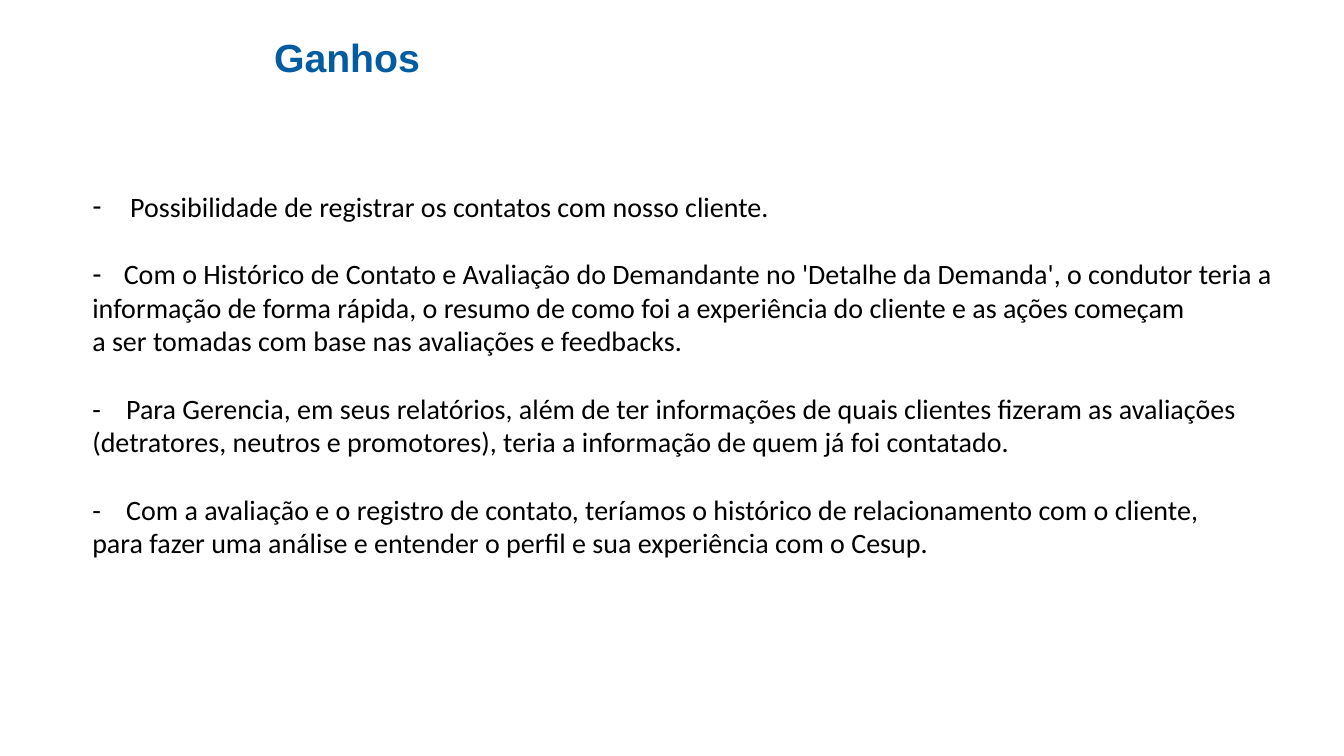
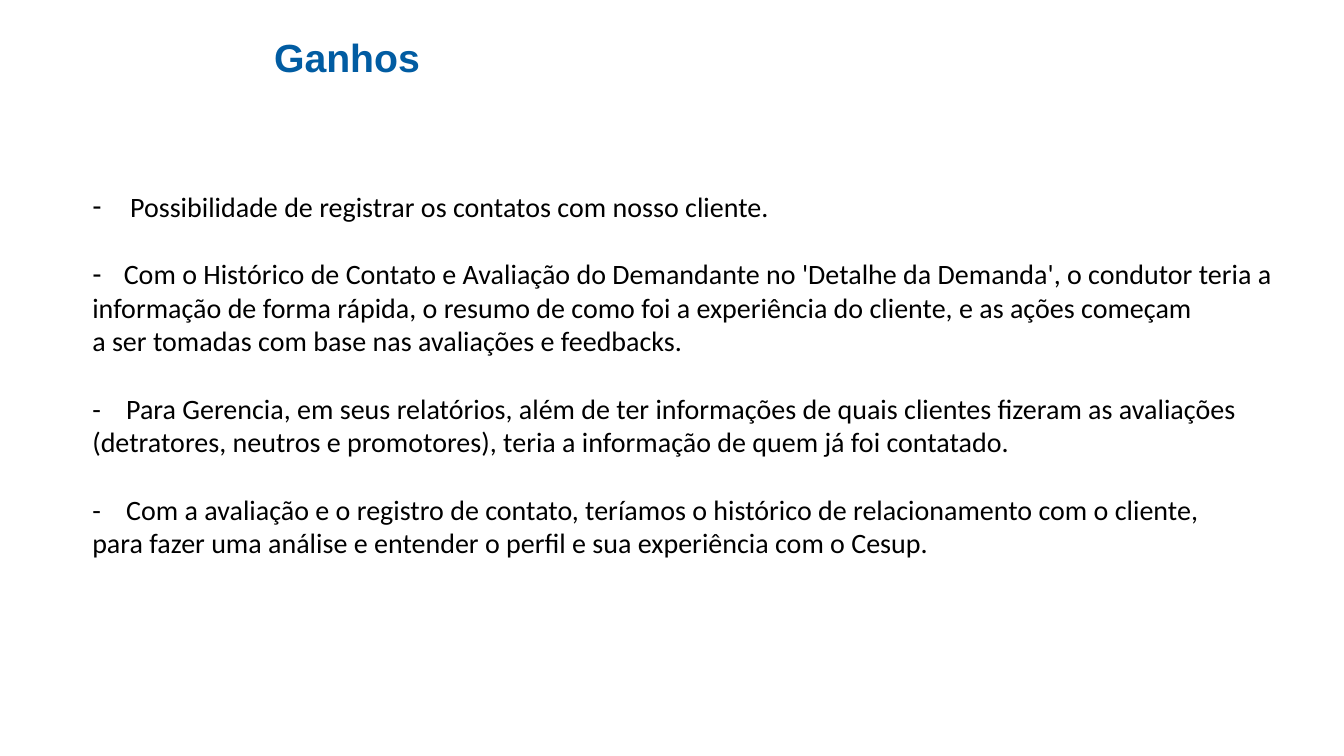
Before and after one commit to cezarnk/projetos, a slide deck: slide 10 of Apresentação Cesup Rede/Projeto 1.pptx. Drawn at 1344x756 pixels with LibreOffice and Linux fonts; fonts in the diff are those of the drawing; background and template pictures are left out. Boxes give left, top, right and bottom in pixels: in the first picture for what was removed or moved away, otherwise in the second. Text is boxed around its words. In the diff, an @@ line names an element or a change of style, - is before the commit and + after.

```diff
--- a/Apresentação Cesup Rede/Projeto 1.pptx
+++ b/Apresentação Cesup Rede/Projeto 1.pptx
@@ text at bbox=[92, 298, 1191, 323]: text changed @@
-informação de forma rápida, o resumo de como foi a experiência do cliente e as ações começam
+informação de forma rápida, o resumo de como foi a experiência do cliente, e as ações começam
```
Also in this commit, not shown: 3 other slides changed, 2 other files.
